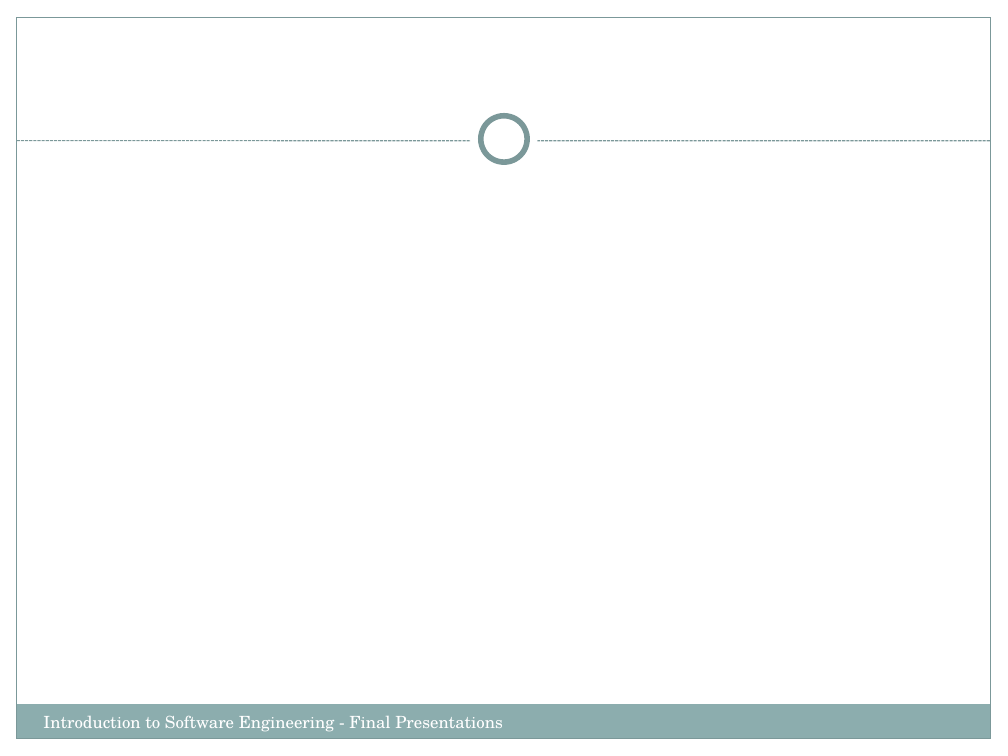
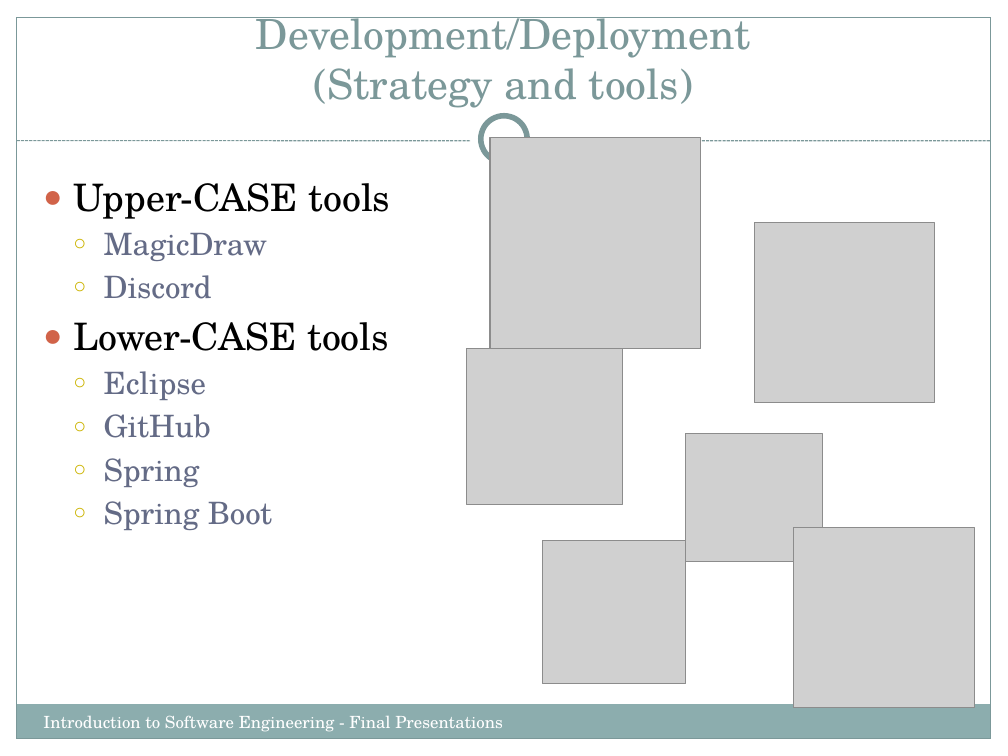
Before and after one commit to Cyber-Punk-REAS/the_project, a slide deck: slide 13 of IntroSWEng.FinalPresentations.pptx (slide 11 before the commit). Drawn at 1008x756 pixels with LibreOffice and Linux fonts; fonts in the diff are those of the drawing; grey boxes stand for pictures. Boxes give left, top, right and bottom in pixels: in the first picture for what was removed or moved away, otherwise in the second. Text is boxed around its words. In the diff, an @@ line names an element or a change of style, - is before the commit and + after.

Commit message:
Add files via upload
Made progress with the presentation

```diff
--- a/IntroSWEng.FinalPresentations.pptx
+++ b/IntroSWEng.FinalPresentations.pptx
@@ title added at [256, 17, 751, 108], 29.7 pt, text #7C999A @@
+Development/Deployment
+(Strategy and tools)
@@ picture added at [490, 137, 701, 348] @@
@@ text added at [73, 183, 390, 530], 22 pt, text #646B86 @@
+● Upper-CASE tools
+  ○ MagicDraw
+  ○ Discord
+● Lower-CASE tools
+  ○ Eclipse
+  ○ GitHub
+  ○ Spring
+  ○ Spring Boot
@@ picture added at [754, 223, 934, 403] @@
@@ picture added at [467, 349, 623, 505] @@
@@ picture added at [685, 433, 823, 561] @@
@@ picture added at [794, 527, 975, 708] @@
@@ picture added at [542, 540, 685, 683] @@
```
Also in this commit, not shown: 10 other slides changed, 2 slides added.
